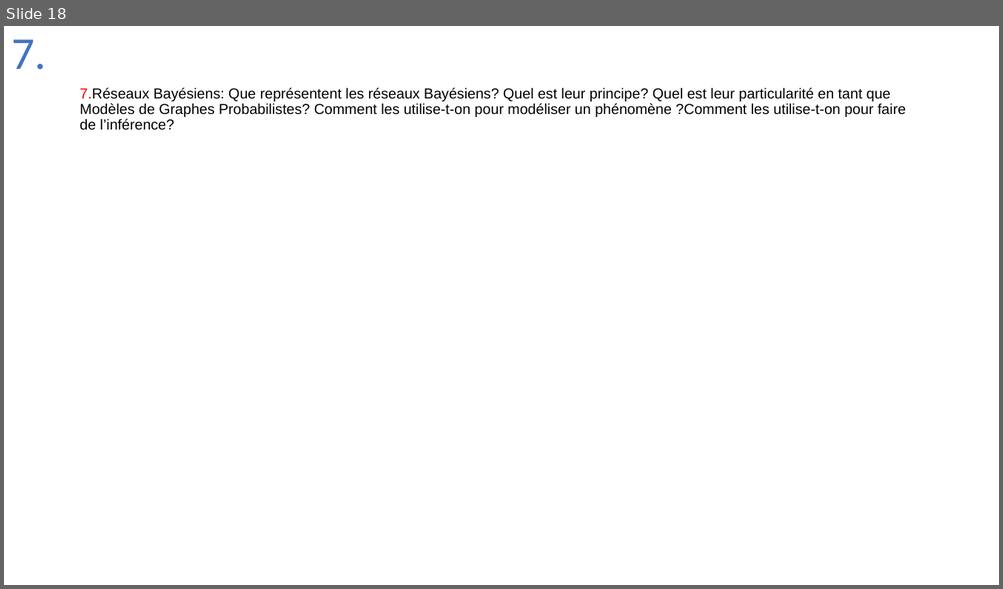
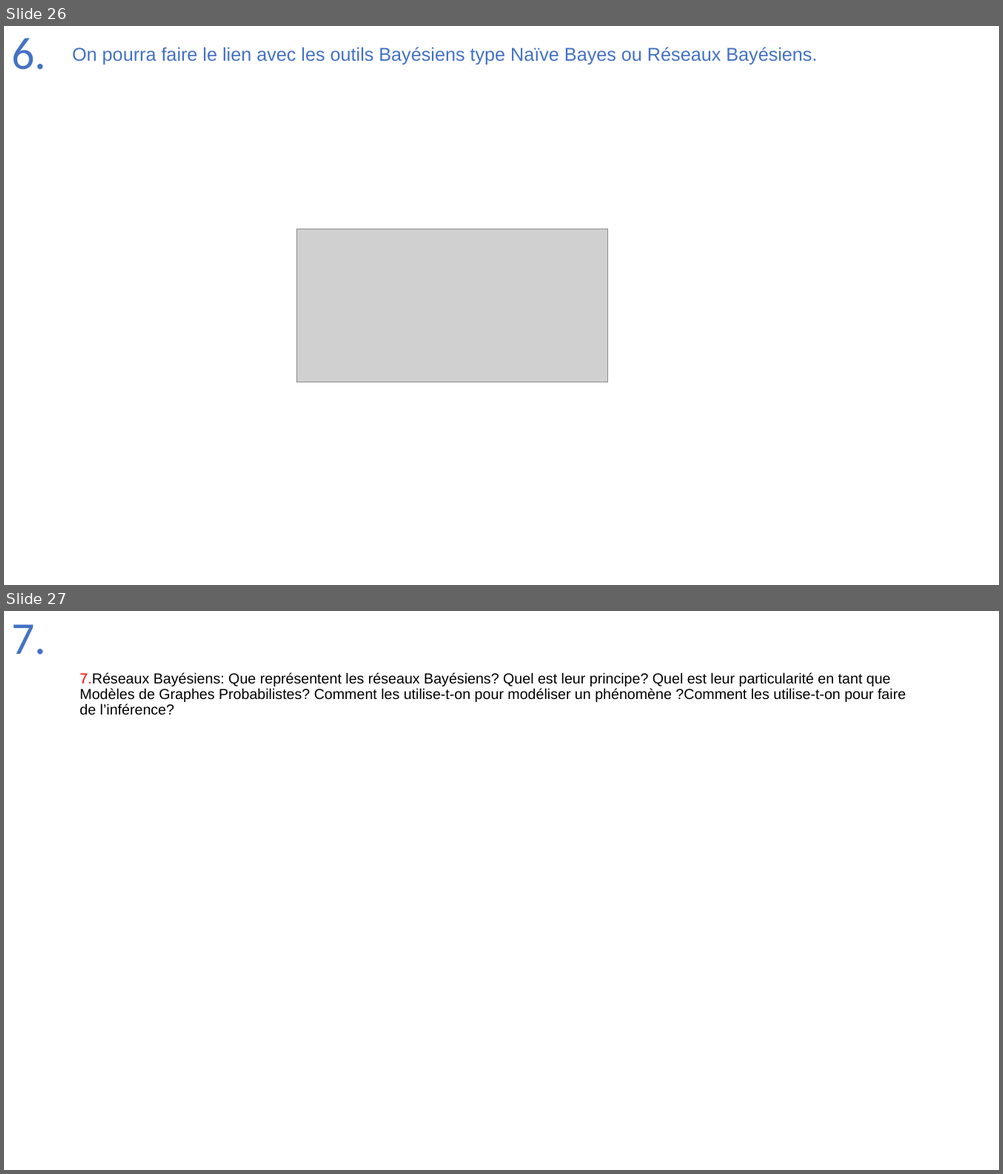
Before and after one commit to Joao-Quinta/Uni3eme, a slide deck: intelligenceArtificielle/Intelligence_artificielle_exam.pptx. Shown one above the other, each under a label of ours: slide 18 before the commit, slides 26 and 27 after it. The pictures are 1003x589 and 1003x1174 pixels, drawn with LibreOffice and Linux fonts; fonts in the diff are those of the drawing; grey boxes stand for pictures. Boxes give left, top, right and bottom in pixels: in the first picture for what was removed or moved away, otherwise in the second. Text is boxed around its words. In the diff, an @@ line names an element or a change of style, - is before the commit and + after.

```diff
--- a/intelligenceArtificielle/Intelligence_artificielle_exam.pptx
+++ b/intelligenceArtificielle/Intelligence_artificielle_exam.pptx
@@ slide 26 added at (4,26,999,585), background #FFFFFF @@
@@ title added at (11,38,46,70), 44 pt, text #4472C4 @@
+6.
@@ text added at (72,47,817,65), 18 pt, text #4472C4 @@
+On pourra faire le lien avec les outils Bayésiens type Naïve Bayes ou Réseaux Bayésiens.
@@ picture added at (297,230,608,383) @@
@@ what was slide 18 is now slide 27 @@
```
Also in this commit, not shown: 4 slides changed, 8 other slides added.
